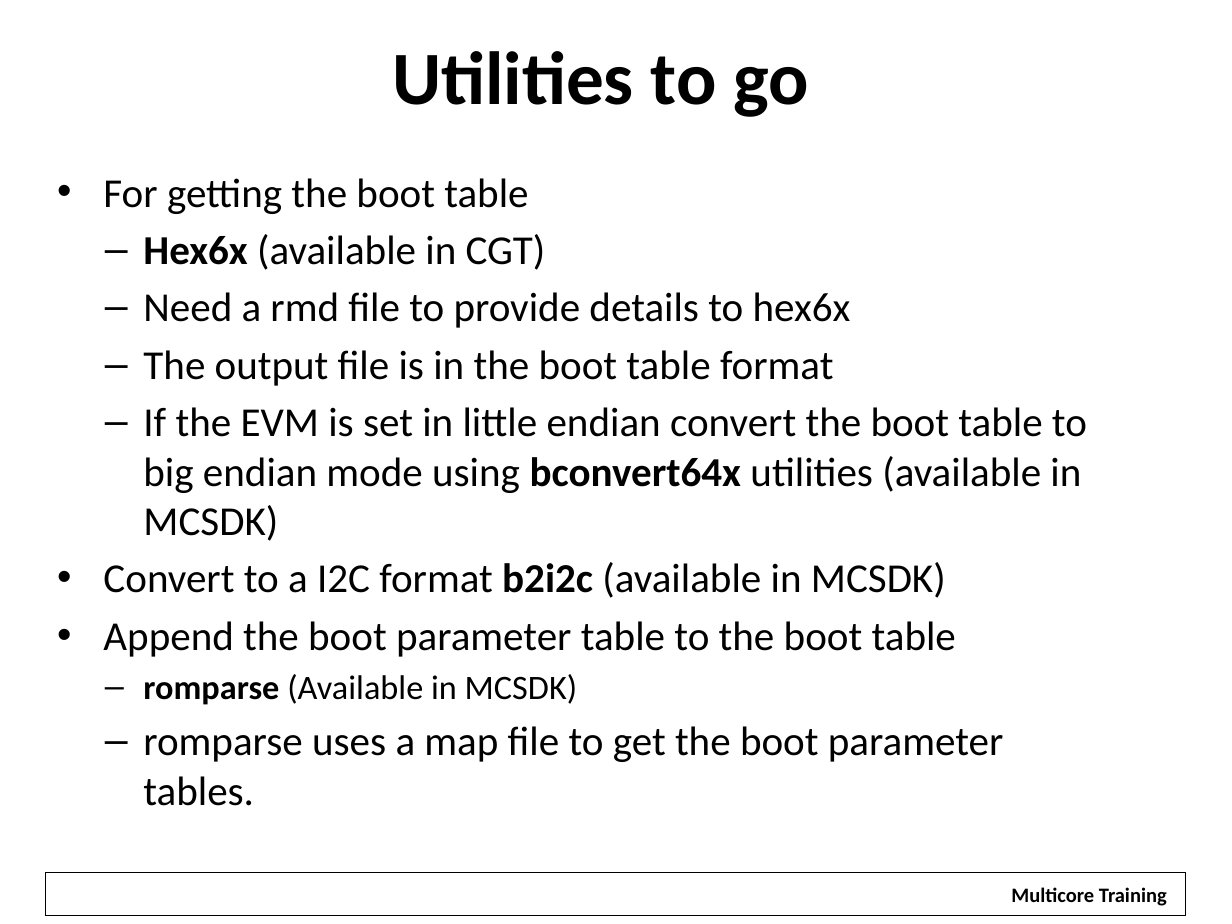
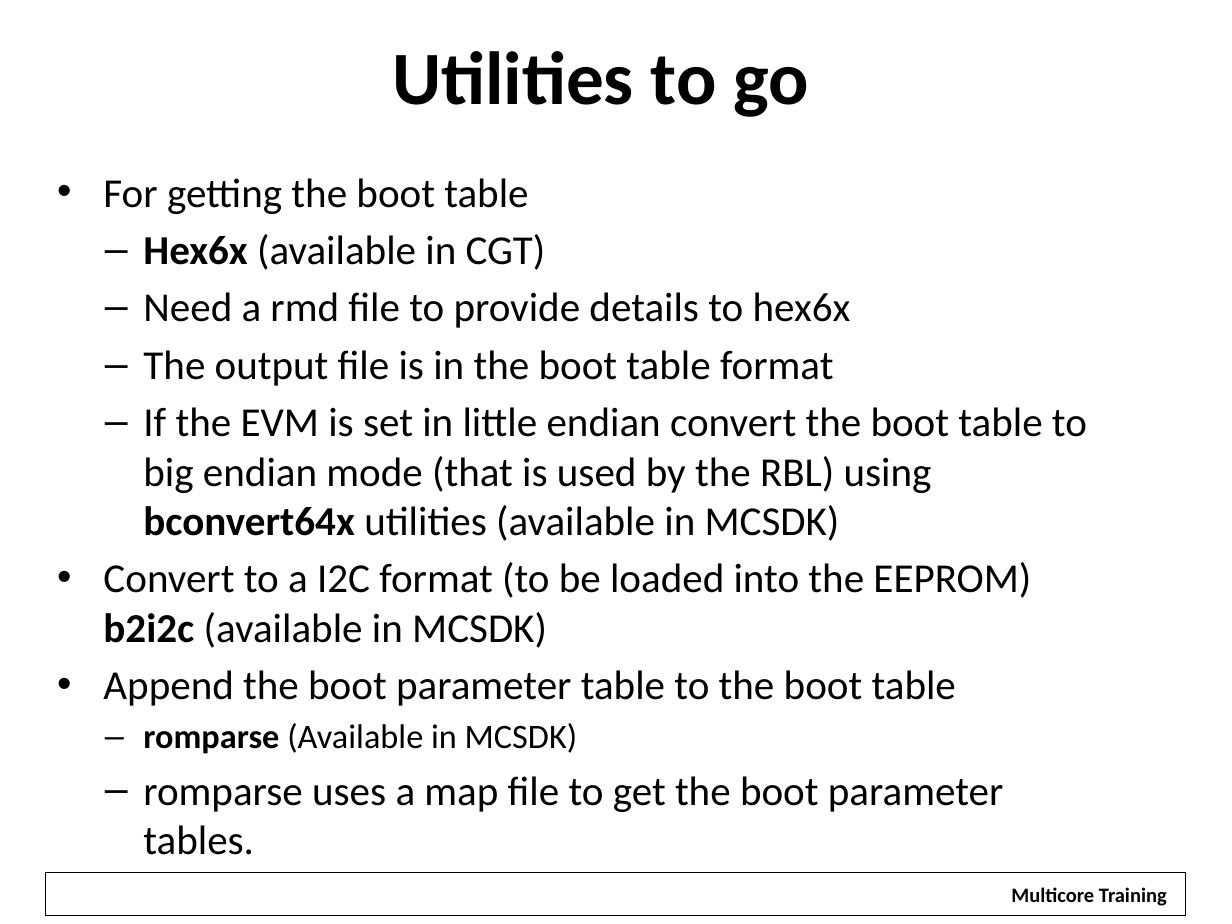
Before and after one commit to hari1989/keystone-workshop, a slide deck: slide 18 of slides/KeyStone Bootloader.pptx. Drawn at 1232x924 pixels with LibreOffice and Linux fonts; fonts in the diff are those of the drawing; background and template pictures are left out. Boxes give left, top, right and bottom in pixels: in the first picture for what was removed or moved away, otherwise in the second. Text is boxed around its words. In the diff, an @@ line names an element or a change of style, - is before the commit and + after.

```diff
--- a/slides/KeyStone Bootloader.pptx
+++ b/slides/KeyStone Bootloader.pptx
@@ text at (x1=103, y1=407, x2=1087, y2=648): text changed @@
-  – If the EVM is set in little endian convert the boot table to big endian mode using bconvert64x utilities (available in MCSDK)
-• Convert to a I2C format b2i2c (available in MCSDK)
+  – If the EVM is set in little endian convert the boot table to big endian mode (that is used by the RBL) using bconvert64x utilities (available in MCSDK)
+• Convert to a I2C format (to be loaded into the EEPROM) b2i2c (available in MCSDK)
```
Also in this commit, not shown: 5 other slides changed, 2 other files.
